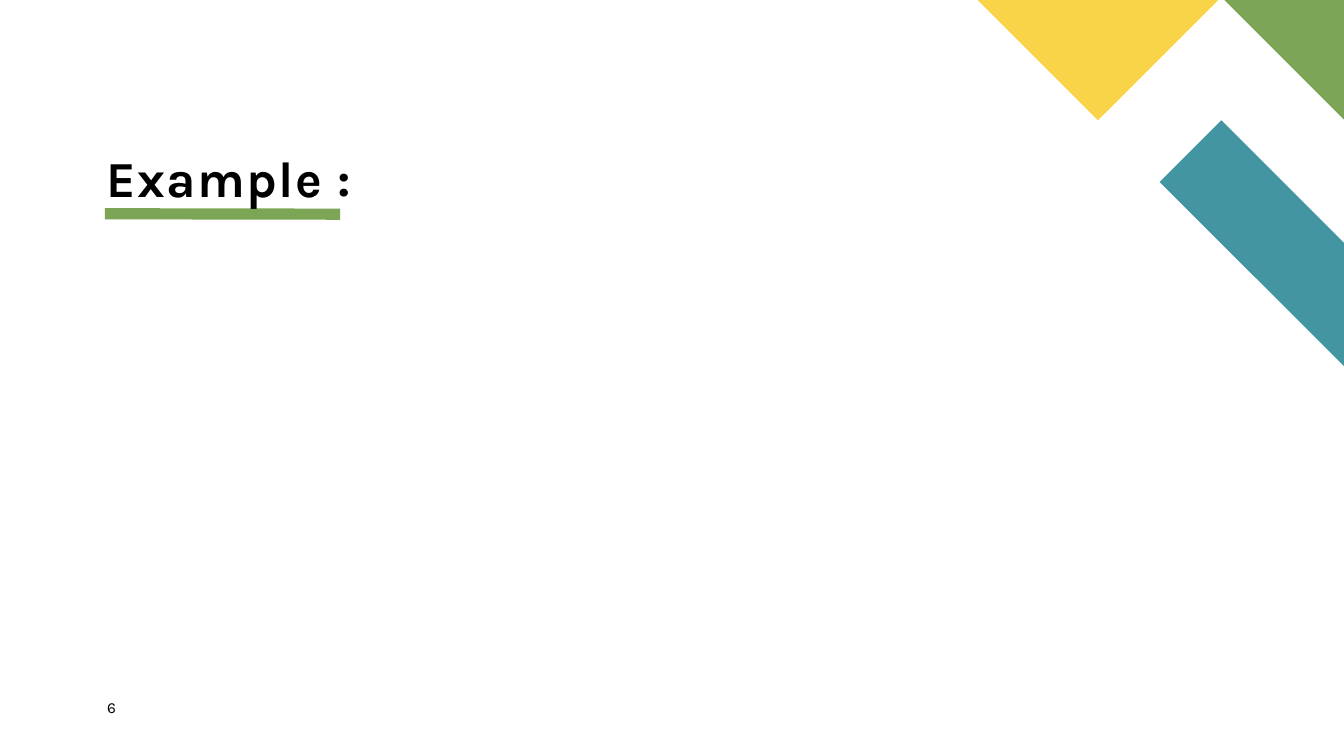
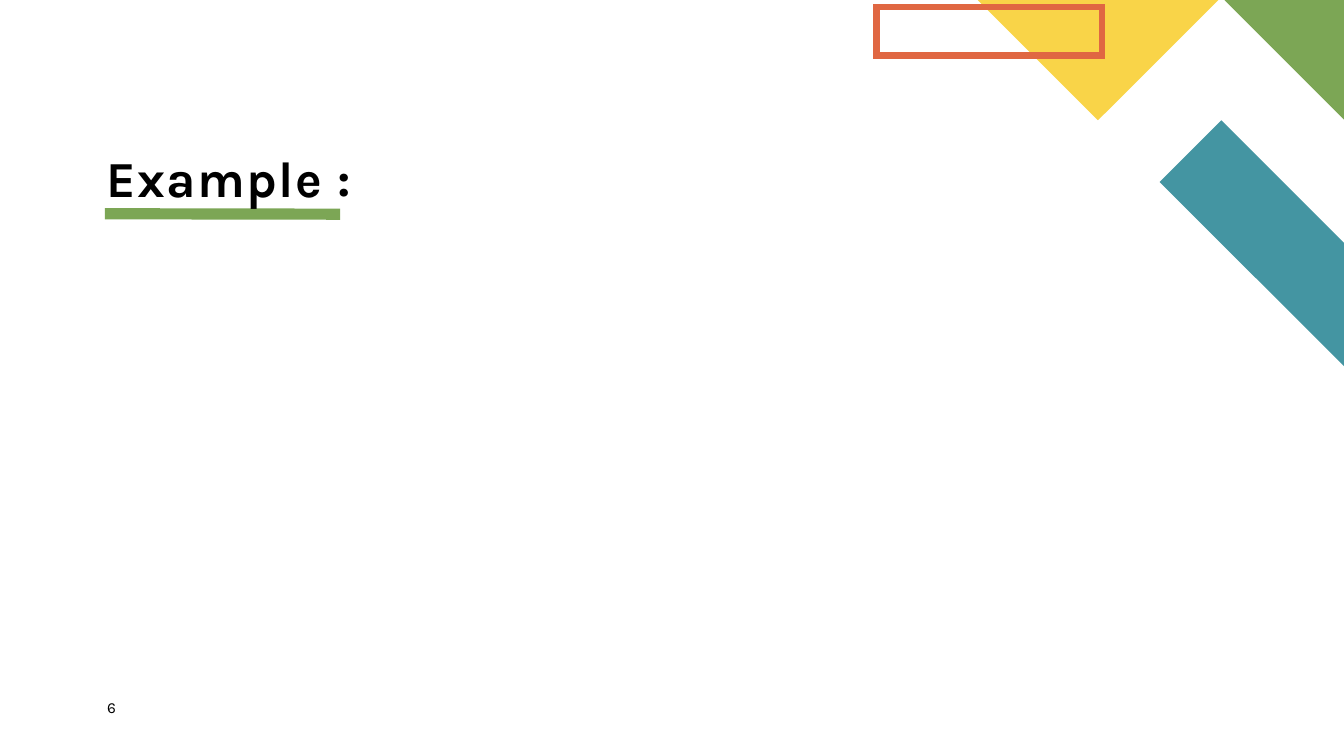
Before and after one commit to AlyaniMamad/Seminar-Presentation, a slide deck: slide 6 of ReactJS_P4.pptx. Drawn at 1344x756 pixels with LibreOffice and Linux fonts; fonts in the diff are those of the drawing; background and template pictures are left out. Boxes give left, top, right and bottom in pixels: in the first picture for what was removed or moved away, otherwise in the second. Text is boxed around its words. In the diff, an @@ line names an element or a change of style, - is before the commit and + after.

```diff
--- a/ReactJS_P4.pptx
+++ b/ReactJS_P4.pptx
@@ rectangle added at [877,7,1103,55], outline #E06742 4.5 pt @@
```
Also in this commit, not shown: 2 other files.
